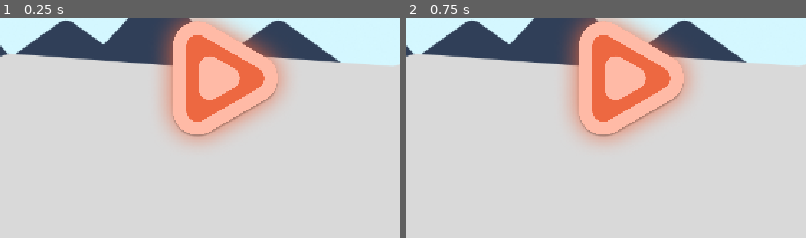
Above: before the commit, frames 1-2 (left to right).
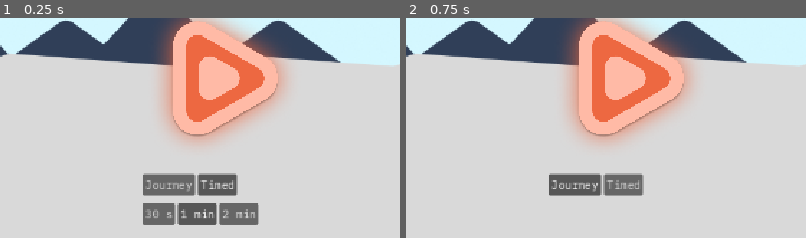
Above: after the commit, the same moments.

Repository: nowhereware/slyrun
Game: Godot game, scene res://src/menus/title/title.tscn
The game is run twice, just before and just after one commit, with the same random seed, the same clock (stepped at 60 frames per second) and the same inputs.
Inputs (mouse positions are % of the whole screen's width and height, from its top left):
- Up to frame 1 (0.25 s): no input
- Up to frame 2 (0.75 s): click (44, 88) at 0.5 s, where only the run after the commit has a clickable "Journey"
The pictures show only the part of the screen within x 23-73%, y 50-100%; the shares and areas given below are measured in that part.

The runs differ from the first frame. In frame 1, 5.2% of the frame differs, in the area x 35-65%, y 70-95%; in frame 2, 2.4%.

Commit message:
Add Journey and Timed modes with one run end
Co-Authored-By: Claude Opus 5.5 <noreply@anthropic.com>

Diff:
--- a/src/core/game_state.gd
+++ b/src/core/game_state.gd
@@ -3,9 +3,12 @@
 # Carries run settings from the setup screen into the run, and the result
 # back out to the end screen (change_scene_to_file can't pass arguments).
 
-enum Mode { TIMED, SURVIVAL }
+# Timed counts down from timed_length_s; Journey runs until Sly is caught.
+enum Mode { TIMED, JOURNEY }
 enum Difficulty { EASY, MEDIUM, HARD }
 enum TypoRule { STUMBLE, FREEZE }
+
+const TIMED_LENGTHS: Array[float] = [30.0, 60.0, 120.0]
 
 var mode: Mode = Mode.TIMED
 var difficulty: Difficulty = Difficulty.EASY
@@ -17,3 +20,8 @@
 
 func _ready() -> void:
 	baseline_wpm = Config.t.default_baseline_wpm
+
+
+# The name players see, on the title screen and the run's mode label.
+func mode_label() -> String:
+	return "Journey" if mode == Mode.JOURNEY else "Timed"
--- a/src/menus/title/title.gd
+++ b/src/menus/title/title.gd
@@ -4,8 +4,29 @@
 func _ready() -> void:
 	$PlayButton.button_down.connect(onPlayButtonPress)
 
+	# The toggles start on whatever GameState already holds and write straight back to it.
+	$ModeButtons/Journey.button_pressed = GameState.mode == GameState.Mode.JOURNEY
+	$ModeButtons/Timed.button_pressed = GameState.mode == GameState.Mode.TIMED
+	$ModeButtons/Journey.pressed.connect(set_mode.bind(GameState.Mode.JOURNEY))
+	$ModeButtons/Timed.pressed.connect(set_mode.bind(GameState.Mode.TIMED))
+
+	var length_buttons: Array[Button] = [$LengthButtons/Length30, $LengthButtons/Length60, $LengthButtons/Length120]
+	for i in length_buttons.size():
+		var length: float = GameState.TIMED_LENGTHS[i]
+		length_buttons[i].button_pressed = is_equal_approx(GameState.timed_length_s, length)
+		length_buttons[i].pressed.connect(set_timed_length.bind(length))
+
+	$LengthButtons.visible = GameState.mode == GameState.Mode.TIMED
+
 func onPlayButtonPress():
 	Router.goto_run()
+
+func set_mode(mode: GameState.Mode) -> void:
+	GameState.mode = mode
+	$LengthButtons.visible = mode == GameState.Mode.TIMED
+
+func set_timed_length(seconds: float) -> void:
+	GameState.timed_length_s = seconds
 
 # Called every frame. 'delta' is the elapsed time since the previous frame.
 func _process(delta: float) -> void:
--- a/src/menus/title/title.tscn
+++ b/src/menus/title/title.tscn
@@ -4,6 +4,10 @@
 [ext_resource type="Texture2D" uid="uid://bqe3u1loes143" path="res://assets/art/world/background.png" id="2_ekxnf"]
 [ext_resource type="Texture2D" uid="uid://ol25tnww4i1a" path="res://assets/art/ui/Logo.png" id="3_bqqt6"]
 [ext_resource type="Texture2D" uid="uid://c0iykrd0e6cpx" path="res://assets/art/ui/Play.png" id="4_wu84c"]
+
+[sub_resource type="ButtonGroup" id="ButtonGroup_mode"]
+
+[sub_resource type="ButtonGroup" id="ButtonGroup_length"]
 
 [node name="MainMenu" type="Node2D" unique_id=1645610315]
 script = ExtResource("1_l6cm7")
@@ -28,3 +32,45 @@
 texture_pressed = ExtResource("4_wu84c")
 texture_hover = ExtResource("4_wu84c")
 texture_focused = ExtResource("4_wu84c")
+
+[node name="ModeButtons" type="HBoxContainer" parent="." unique_id=795425564]
+offset_left = 470.0
+offset_top = 556.0
+offset_right = 690.0
+offset_bottom = 587.0
+
+[node name="Journey" type="Button" parent="ModeButtons" unique_id=2135525362]
+layout_mode = 2
+toggle_mode = true
+button_group = SubResource("ButtonGroup_mode")
+text = "Journey"
+
+[node name="Timed" type="Button" parent="ModeButtons" unique_id=423946139]
+layout_mode = 2
+toggle_mode = true
+button_group = SubResource("ButtonGroup_mode")
+text = "Timed"
+
+[node name="LengthButtons" type="HBoxContainer" parent="." unique_id=947876999]
+offset_left = 470.0
+offset_top = 598.0
+offset_right = 690.0
+offset_bottom = 629.0
+
+[node name="Length30" type="Button" parent="LengthButtons" unique_id=1497871144]
+layout_mode = 2
+toggle_mode = true
+button_group = SubResource("ButtonGroup_length")
+text = "30 s"
+
+[node name="Length60" type="Button" parent="LengthButtons" unique_id=203694312]
+layout_mode = 2
+toggle_mode = true
+button_group = SubResource("ButtonGroup_length")
+text = "1 min"
+
+[node name="Length120" type="Button" parent="LengthButtons" unique_id=255555737]
+layout_mode = 2
+toggle_mode = true
+button_group = SubResource("ButtonGroup_length")
+text = "2 min"
--- a/src/run/run.gd
+++ b/src/run/run.gd
@@ -14,6 +14,8 @@
 
 var grace_timer: Timer
 var health: int
+# Set by end_run(); after that, typing and the clock stop.
+var run_over := false
 
 var velocity: Vector2
 
@@ -51,7 +53,11 @@
 
 	$Fox.play("default")
 
+	$ModeLabel.text = "Mode: " + GameState.mode_label()
+
 func _input(event: InputEvent) -> void:
+	if (run_over):
+		return
 	if (event is InputEventKey and !event.is_echo() and !event.is_released()):
 		event = event as InputEventKey
 		if (event.as_text_keycode().to_lower() == current_word[current_letter].to_lower()):
@@ -105,11 +111,22 @@
 		pass
 	elif (health == 0):
 		$Fox.position.x = 200
-		$CurrentWord.hide()
-		$GameOverUI.show()
-		@warning_ignore("integer_division")
-		$GameOverUI/WPMLabel.text = "Words per Minute: %d" % (words_completed / max((int(time_elapsed) / 60), 1))
+		end_run("caught")
+
+# The one place a run ends: "caught" (out of health) or "time_up" (a Timed run finished).
+func end_run(reason: String) -> void:
+	if (run_over):
+		return
+	run_over = true
+	$CurrentWord.hide()
+	$GameOverUI/GameOverText.text = "Sly made it!" if reason == "time_up" else "Game Over!"
+	@warning_ignore("integer_division")
+	$GameOverUI/WPMLabel.text = "Words per Minute: %d" % (words_completed / max((int(time_elapsed) / 60), 1))
+	if (total_letters == 0):
+		$GameOverUI/AccuracyLabel.text = "Accuracy: -"
+	else:
 		$GameOverUI/AccuracyLabel.text = "Accuracy: %.01f" % ((float(correct_letters) / float(total_letters)) * 100)
+	$GameOverUI.show()
 
 func add_health():
 	if (health < 3):
@@ -121,17 +138,26 @@
 
 # Called every frame. 'delta' is the elapsed time since the previous frame.
 func _process(delta: float) -> void:
-	if (health != 0):
+	if (!run_over):
 		time_elapsed += delta
 
 	if (velocity.x != 0):
 		$Fox.position.x -= 2
 		velocity.x += 2
 
+	# Journey counts up. Timed counts down, rounding up so it starts on the full length
+	# and reads 00:00 only once time is up.
+	var shown_seconds: int
+	if (GameState.mode == GameState.Mode.TIMED):
+		var time_left: float = max(GameState.timed_length_s - time_elapsed, 0.0)
+		shown_seconds = ceili(time_left)
+		if (time_left <= 0.0):
+			end_run("time_up")
+	else:
+		shown_seconds = int(time_elapsed)
+
 	@warning_ignore("integer_division")
-	var minutes = int(time_elapsed) / 60
-	var seconds = int(time_elapsed) % 60
+	var minutes = shown_seconds / 60
+	var seconds = shown_seconds % 60
 
 	$TimerLabel.text = "%02d:%02d" % [minutes, seconds]
-
-	pass
--- a/src/run/run.tscn
+++ b/src/run/run.tscn
@@ -186,6 +186,14 @@
 text = "99:99"
 label_settings = ExtResource("2_ipuqq")
 
+[node name="ModeLabel" type="Label" parent="." unique_id=1437671202]
+offset_left = 16.0
+offset_top = 16.0
+offset_right = 316.0
+offset_bottom = 52.0
+text = "Mode: Timed"
+label_settings = ExtResource("2_ipuqq")
+
 [node name="CurrentWord" type="RichTextLabel" parent="." unique_id=247813977]
 offset_left = 533.0
 offset_top = 107.0
